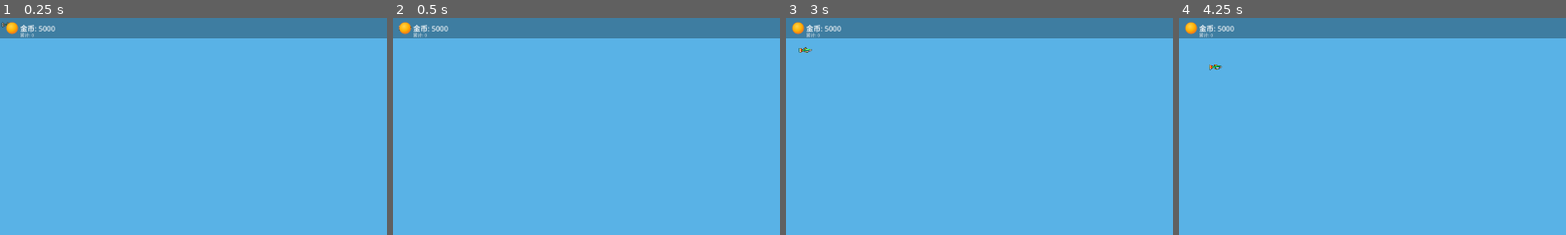
Above: before the commit, frames 1-4 (left to right).
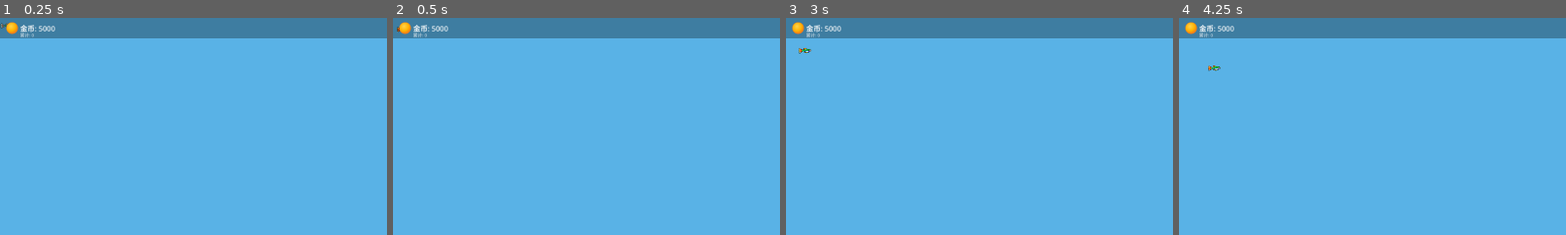
Above: after the commit, the same moments.

Repository: ZhanXuzhao/Deskquarium
Game: Godot game, scene res://main.tscn
Two runs of this game, one before a commit and one after it. Both use one fixed random seed, a clock stepped at 60 frames per second and the inputs below.
Inputs:
- Up to frame 1 (0.25 s): no input
- Up to frame 2 (0.5 s): no input
- Up to frame 3 (3 s): click "菜单" at 0.5 s; click "重新开始游戏" at 1.25 s; click "商店" at 2 s; click "关闭" at 2.75 s
- Up to frame 4 (4.25 s): click "喂食" at 3.5 s
The pictures show only the part of the screen within x 0-50%, y 0-50%; the shares and areas given below are measured in that part.

The runs differ from the first frame. In frame 1, less than 0.1% of the frame differs, in the area x 0-3%, y 1-5%; in frame 2, less than 0.1%; in frame 3, less than 0.1%; in frame 4, less than 0.1%, in the area x 7-12%, y 21-25%.

Commit message:
鱼越大越喜欢在上层游

Diff:
--- a/scripts/fish/fish.gd
+++ b/scripts/fish/fish.gd
@@ -222,7 +222,26 @@
 func pick_new_target() -> void:
 	var margin := 50.0
 	var x := randf_range(aquarium_rect.position.x + margin, aquarium_rect.position.x + aquarium_rect.size.x - margin)
-	var y := randf_range(aquarium_rect.position.y + margin, aquarium_rect.position.y + aquarium_rect.size.y - margin)
+
+	# 体型越大，越倾向在上层游动（Y值小）；体型越小，越倾向在下层游动（Y值大）
+	var base_size := FishData.get_base_size(species)
+	# 当前体型系数：level=0 时取 0.5，level=1.0 时取 1.0
+	var size_coeff := 0.5 + level * 0.5
+	var current_size := base_size * size_coeff
+	# 该鱼种的理论最小和最大体型
+	var min_size := base_size * 0.5
+	var max_size := base_size * 1.0
+	# 将当前体型映射到 [0,1]，0=该鱼种最小形态，1=该鱼种最大形态
+	var size_ratio := inverse_lerp(min_size, max_size, current_size)
+	# 体型越大(size_ratio→1)，越倾向上层(Y偏小)；体型越小(size_ratio→0)，越倾向下层(Y偏大)
+	# 加入随机扰动，使游动位置仍有自然变化
+	var depth_bias := 1.0 - size_ratio + randf_range(-0.2, 0.2)
+	depth_bias = clampf(depth_bias, 0.0, 1.0)
+
+	var y_min := aquarium_rect.position.y + margin
+	var y_max := aquarium_rect.position.y + aquarium_rect.size.y - margin
+	var y: float = lerp(y_min, y_max, depth_bias)
+
 	target_position = Vector2(x, y)
 
 
